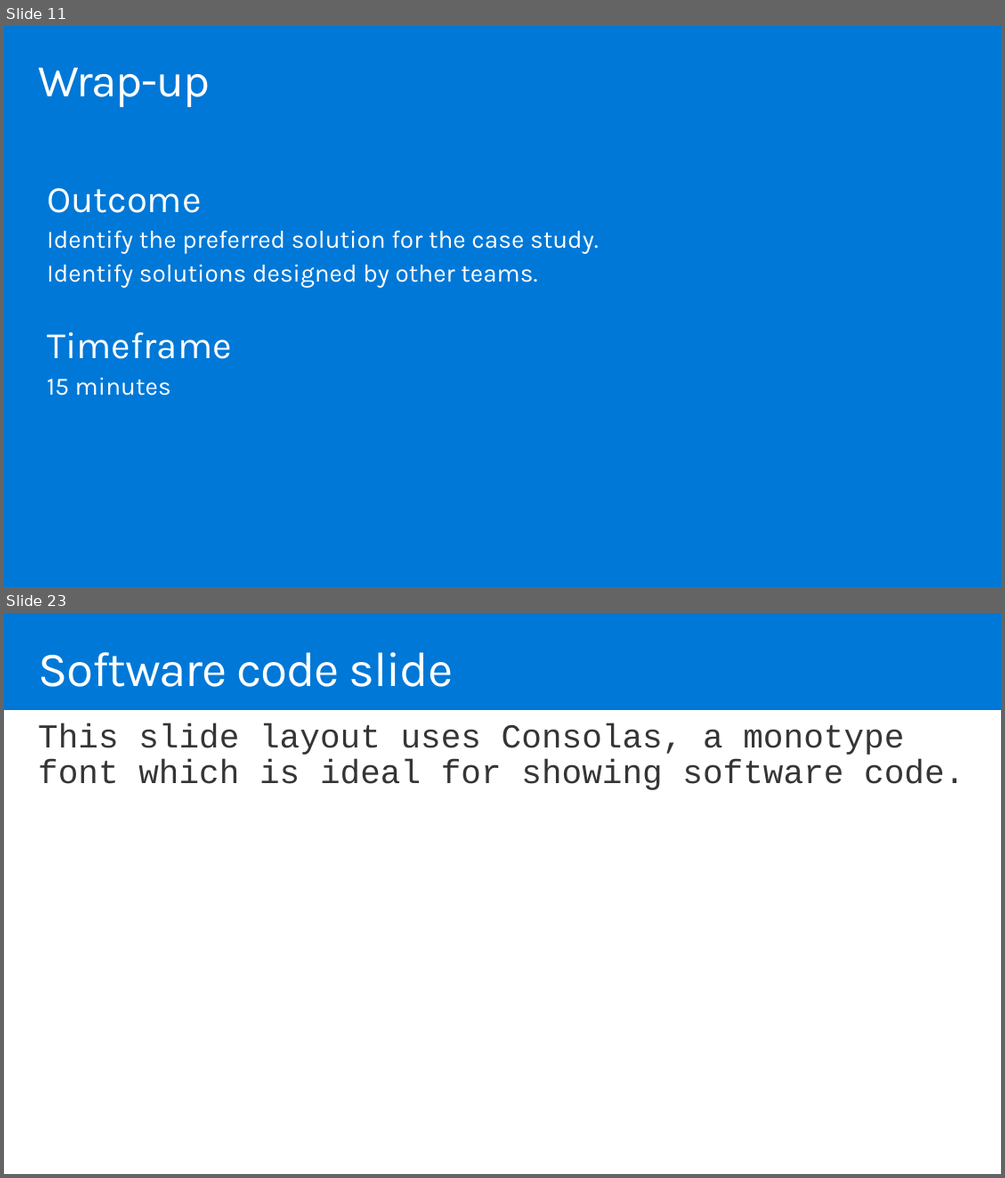
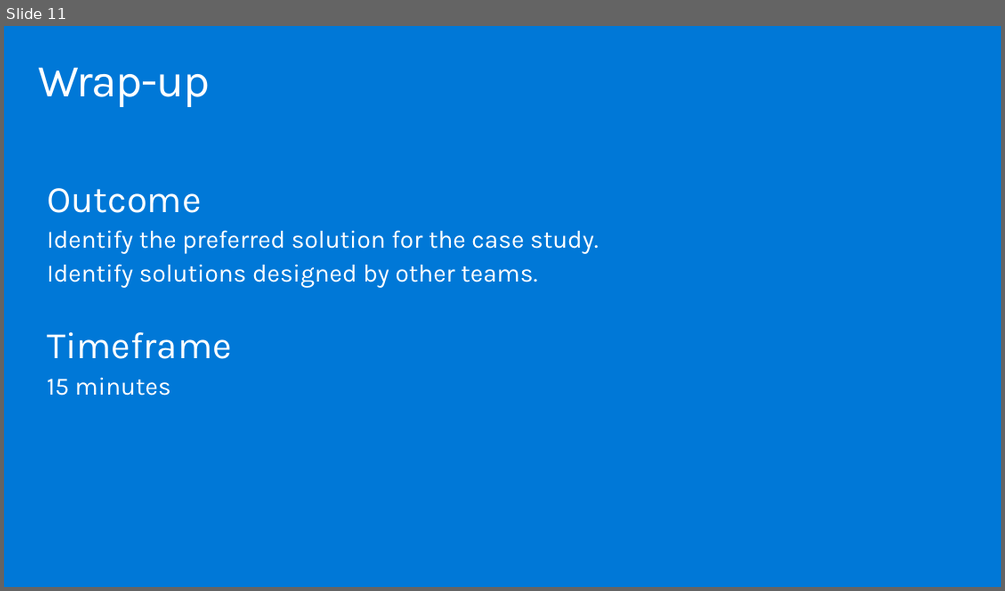
Before and after one commit to solliancenet/MCW-Migrate-Linux-OSS-DB-to-Azure, a slide deck: Whiteboard design session/WDS trainer presentation - Migrate and modernize case for Linux and OSS DB to Azure.pptx. Shown one above the other, each under a label of ours: slides 11 and 23 before the commit, slide 11 after it; the slides between them are not shown. The pictures are 1005x1178 and 1005x591 pixels, drawn with LibreOffice and Linux fonts; fonts in the diff are those of the drawing. Boxes give left, top, right and bottom in pixels: in the first picture for what was removed or moved away, otherwise in the second. Text is boxed around its words. In the diff, an @@ line names an element or a change of style, - is before the commit and + after.

```diff
--- a/Whiteboard design session/WDS trainer presentation - Migrate and modernize case for Linux and OSS DB to Azure.pptx
+++ b/Whiteboard design session/WDS trainer presentation - Migrate and modernize case for Linux and OSS DB to Azure.pptx
@@ slide 23 removed at [4, 613, 1001, 1174], background #0078D7 @@
@@ title removed at [38, 652, 453, 687] @@
-Software code slide
@@ rectangle removed at [4, 710, 1001, 1174] @@
@@ text removed at [38, 723, 964, 790] @@
-This slide layout uses Consolas, a monotype font which is ideal for showing software code.
```
Also in this commit, not shown: 1 slide changed, 24 slides added, 16 other slides removed, 3 other files.
